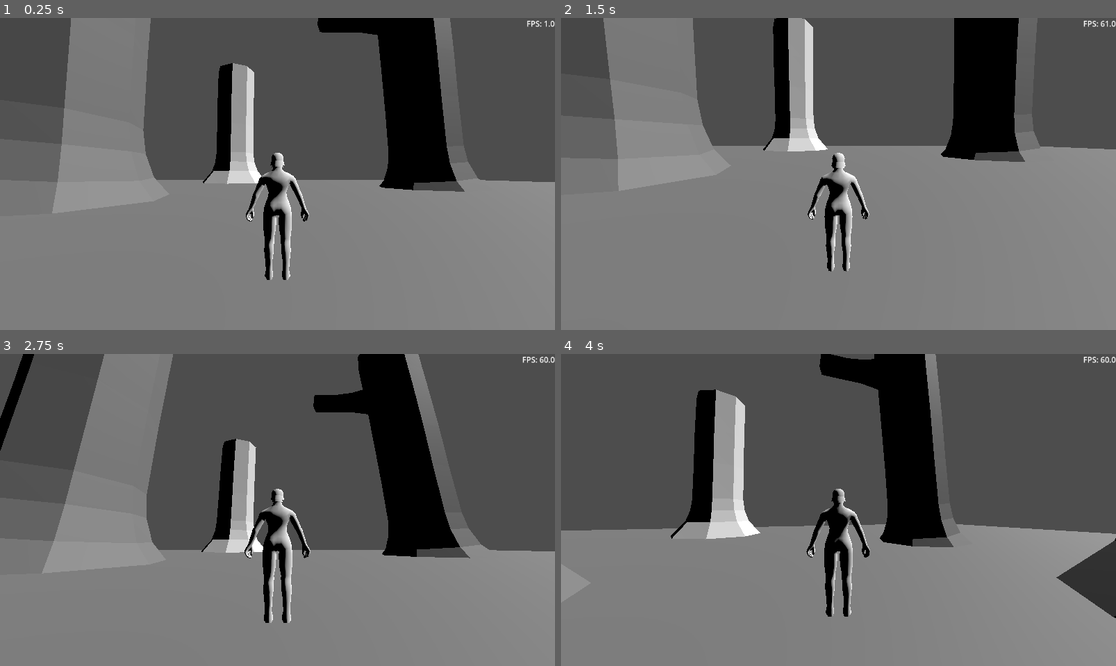
Above: before the commit, frames 1-4 (two rows, left to right).
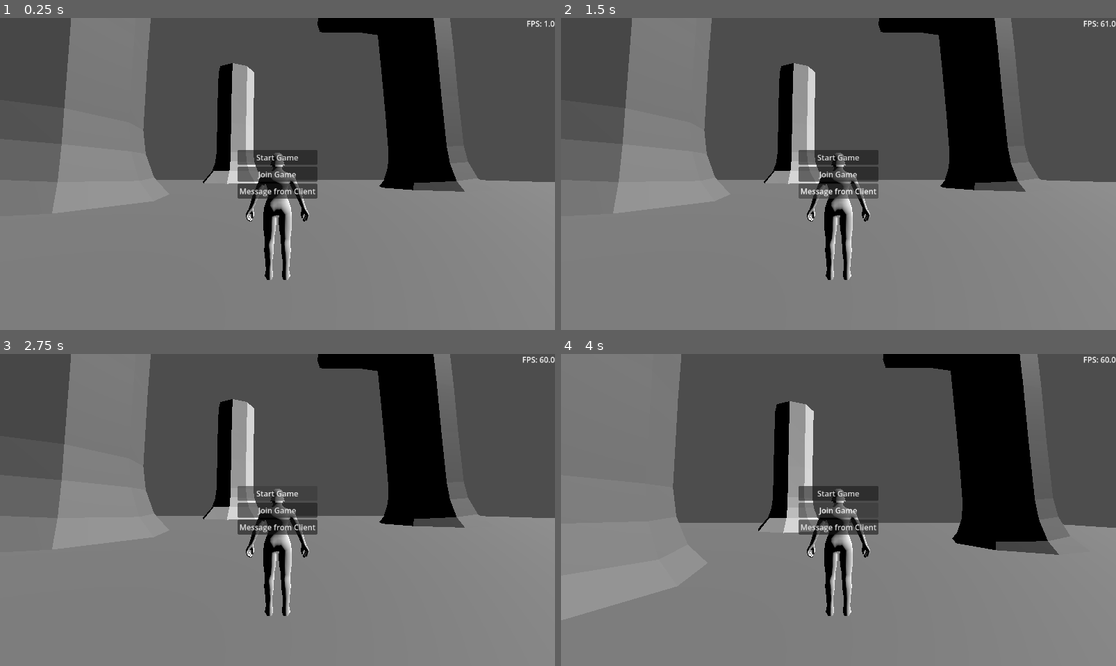
Above: after the commit, the same moments.

Repository: jdspohn/rpg
Game: Godot game, scene res://Scenes/main.tscn
Two runs of this game, one before a commit and one after it. Both use one fixed random seed, a clock stepped at 60 frames per second and the inputs below.
Inputs (mouse positions are in pixels of both pictures, inside the frame that each line leads up to):
- Up to frame 1 (0.25 s): no input
- Up to frame 2 (1.5 s): click (838, 174) at 0.5 s, where only the run after the commit has a clickable "Join Game"; click (838, 189) at 1.25 s, where only the run after the commit has a clickable "Message from Client"
- Up to frame 3 (2.75 s): click (277, 494) at 2 s, where only the run after the commit has a clickable "Start Game"
- Up to frame 4 (4 s): click (838, 494) at 2.75 s, where only the run after the commit has a clickable "Start Game"; tap Enter at 3.5 s; move the mouse to (866, 510) at 3.52 s; hold W (move_forward) from 3.53 s (still down); hold Shift (sprint) from 3.53 s (still down); tap Space (jump) at 3.77 s

The runs differ from the first frame. In frame 1, 1.8% of the frame differs, in the area x 42-58%, y 42-58%; in frame 2, 15%; in frame 3, 17%; in frame 4, 38%, in the area x 0-100%, y 0-85%.

Commit message:
created local server and client network

Diff:
--- /dev/null
+++ b/Scenes/UI/main_menu.gd
@@ -0,0 +1,22 @@
+extends Control
+
+const LOCAL_SERVER = preload("uid://dipv7kbnkyh2k")
+
+@onready var button_start_game: Button = %ButtonStartGame
+@onready var button_join_game: Button = %ButtonJoinGame
+@onready var message_from_client: Button = %MessageFromClient
+
+func _ready() -> void:
+	button_start_game.pressed.connect(_host_game)
+	button_join_game.pressed.connect(_join_game)
+	message_from_client.pressed.connect(_test_message)
+
+func _host_game() -> void:
+	var local_server = LOCAL_SERVER.instantiate()
+	get_tree().current_scene.add_child(local_server)
+
+func _join_game() -> void:
+	Server.create_client()
+
+func _test_message() -> void:
+	Server.message.rpc()
--- a/Scenes/UI/main_menu.tscn
+++ b/Scenes/UI/main_menu.tscn
@@ -1,4 +1,6 @@
 [gd_scene format=3 uid="uid://bjgp0m1mun3f4"]
+
+[ext_resource type="Script" uid="uid://buu0eskp7ngus" path="res://Scenes/UI/main_menu.gd" id="1_5wsvm"]
 
 [node name="MainMenu" type="Control" unique_id=2038174252]
 layout_mode = 3
@@ -7,6 +9,7 @@
 anchor_bottom = 1.0
 grow_horizontal = 2
 grow_vertical = 2
+script = ExtResource("1_5wsvm")
 
 [node name="VBoxContainer" type="VBoxContainer" parent="." unique_id=1450007390]
 layout_mode = 1
@@ -22,10 +25,17 @@
 grow_horizontal = 2
 grow_vertical = 2
 
-[node name="StartGame" type="Button" parent="VBoxContainer" unique_id=156421202]
+[node name="ButtonStartGame" type="Button" parent="VBoxContainer" unique_id=156421202]
+unique_name_in_owner = true
 layout_mode = 2
 text = "Start Game"
 
-[node name="JoinGame" type="Button" parent="VBoxContainer" unique_id=2071819459]
+[node name="ButtonJoinGame" type="Button" parent="VBoxContainer" unique_id=2071819459]
+unique_name_in_owner = true
 layout_mode = 2
 text = "Join Game"
+
+[node name="MessageFromClient" type="Button" parent="VBoxContainer" unique_id=702563886]
+unique_name_in_owner = true
+layout_mode = 2
+text = "Message from Client"
--- /dev/null
+++ b/Scenes/local_server.tscn
@@ -0,0 +1,6 @@
+[gd_scene format=3 uid="uid://dipv7kbnkyh2k"]
+
+[ext_resource type="Script" uid="uid://i16gqyr0118h" path="res://local_server.gd" id="1_fk18l"]
+
+[node name="LocalServer" type="Node" unique_id=454824770]
+script = ExtResource("1_fk18l")
--- a/Scenes/main.tscn
+++ b/Scenes/main.tscn
@@ -4,6 +4,7 @@
 [ext_resource type="PackedScene" uid="uid://dn85my2emfvu8" path="res://Scenes/Player/player.tscn" id="2_bo1nx"]
 [ext_resource type="PackedScene" uid="uid://da316pt2eda1d" path="res://Scenes/UI/fps_counter.tscn" id="3_8gbba"]
 [ext_resource type="Script" uid="uid://dgeb42eysi51g" path="res://Scripts/input_manager.gd" id="4_jjvhh"]
+[ext_resource type="PackedScene" uid="uid://bjgp0m1mun3f4" path="res://Scenes/UI/main_menu.tscn" id="5_kry3j"]
 
 [node name="Main" type="Node" unique_id=1826427475]
 
@@ -16,3 +17,5 @@
 [node name="InputManager" type="Node3D" parent="." unique_id=1081106690]
 unique_name_in_owner = true
 script = ExtResource("4_jjvhh")
+
+[node name="MainMenu" parent="." unique_id=2038174252 instance=ExtResource("5_kry3j")]
--- /dev/null
+++ b/Scripts/Global/server.gd
@@ -0,0 +1,13 @@
+extends Node
+
+func create_client():
+	var client_peer = ENetMultiplayerPeer.new()
+	client_peer.create_client("localhost", 9393) # Connect to local server
+
+	var client_api = MultiplayerAPI.create_default_interface()
+	get_tree().set_multiplayer(client_api, get_path())
+	multiplayer.multiplayer_peer = client_peer
+
+@rpc("any_peer")
+func message():
+	print("Message from (%d): Hello (%d) " % [multiplayer.get_remote_sender_id(), multiplayer.get_unique_id()])
--- a/Scripts/input_manager.gd
+++ b/Scripts/input_manager.gd
@@ -11,7 +11,8 @@
 var is_jumping = false
 
 func _ready() -> void:
-	Input.set_mouse_mode(Input.MOUSE_MODE_CAPTURED)
+	pass
+	#Input.set_mouse_mode(Input.MOUSE_MODE_CAPTURED)
 
 func _physics_process(_delta: float) -> void:
 	is_sprinting = false
--- /dev/null
+++ b/local_server.gd
@@ -0,0 +1,24 @@
+extends Node
+
+func _enter_tree() -> void:
+	# --- Set up Server ---
+	var server_peer = ENetMultiplayerPeer.new()
+	server_peer.create_server(9393, 10) # Port, Max Clients
+
+	var server_api = MultiplayerAPI.create_default_interface()
+	get_tree().set_multiplayer(server_api, get_path())
+	multiplayer.multiplayer_peer = server_peer
+	server_peer.peer_connected.connect(_on_peer_connected)
+	server_peer.peer_disconnected.connect(_on_peer_disconnected)
+	print("Server created")
+
+func _on_peer_connected(id):
+	print(str(id) + " Connected")
+	message.rpc()
+
+func _on_peer_disconnected(id):
+	print(str(id) + " Disconnected")
+
+@rpc("any_peer")
+func message():
+	print("Message from (%d): Hello (%d) " % [multiplayer.get_remote_sender_id(), multiplayer.get_unique_id()])
--- a/project.godot
+++ b/project.godot
@@ -13,6 +13,10 @@
 config/name="rpg"
 run/main_scene="uid://cvo7w7v04f75t"
 config/features=PackedStringArray("4.6", "GL Compatibility")
+
+[autoload]
+
+Server="*uid://ci4watmfq61px"
 
 [file_customization]
 
Not shown, added: Scenes/UI/main_menu.gd.uid
Not shown, added: Scripts/Global/server.gd.uid
Not shown, added: local_server.gd.uid
